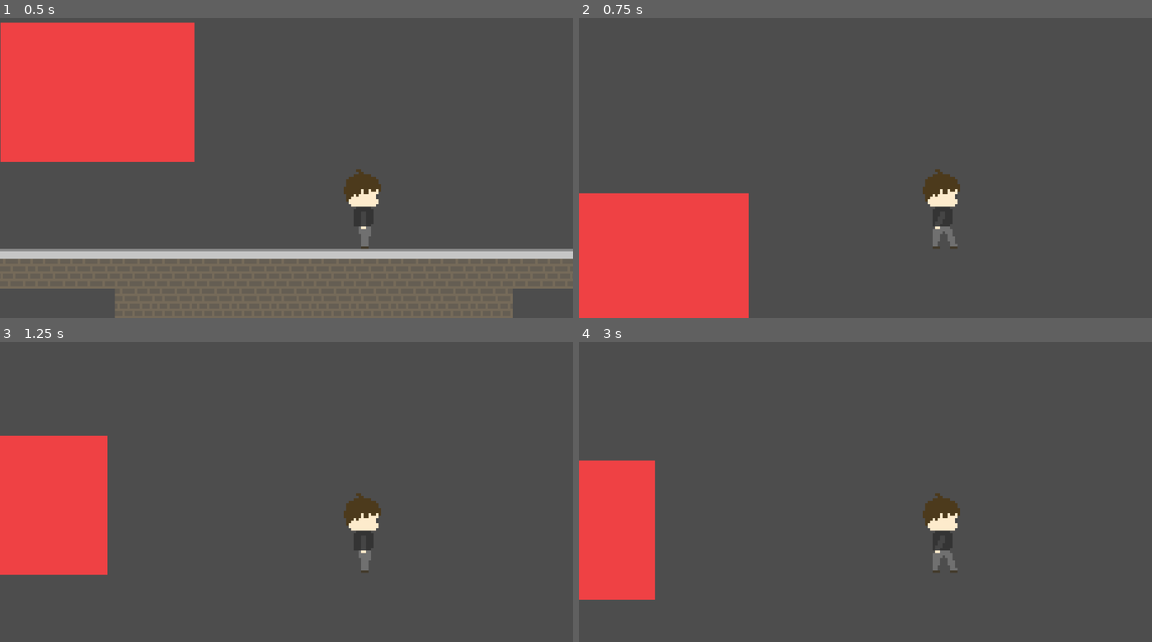
Above: before the commit, frames 1-4 (two rows, left to right).
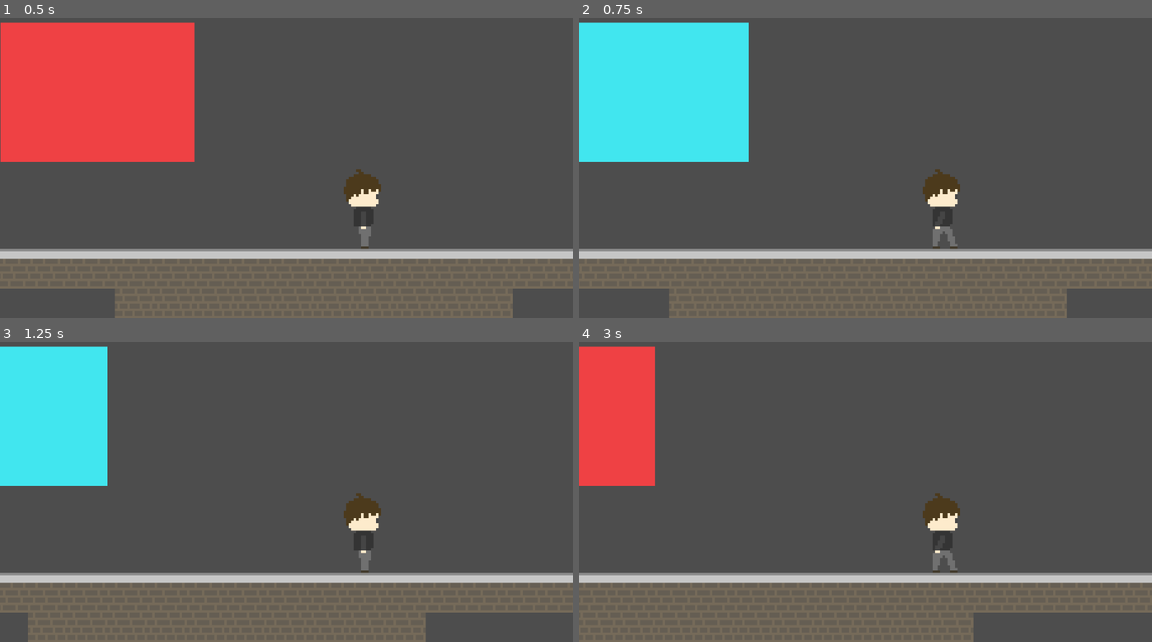
Above: after the commit, the same moments.

Repository: Jakeboiegg/railway
Game: Godot game, scene res://game.tscn
The game is run twice, just before and just after one commit, with the same random seed, the same clock (stepped at 60 frames per second) and the same inputs.
Inputs (mouse positions are in pixels of both pictures, inside the frame that each line leads up to):
- Up to frame 1 (0.5 s): no input
- Up to frame 2 (0.75 s): tap Enter (ui_accept) at 0.5, 0.6 s; move the mouse to (676, 93) at 0.52 s; hold Right (ui_right) from 0.53 s (still down)
- Up to frame 3 (1.25 s): keep holding Right (ui_right); tap Enter (ui_accept) at 0.77, 1.07 s
- Up to frame 4 (3 s): move the mouse to (750, 498) at 1.27 s; tap Enter (ui_accept) at 1.35, 1.52, 1.82, 2.1, 2.85 s; move the mouse to (922, 411) at 2.02 s; release Right (ui_right) at 2.03 s; hold Left (ui_left) 2.03-2.78 s; move the mouse to (836, 546) at 2.77 s; hold Right (ui_right) from 2.78 s (still down)

Frame 1 is identical in both runs. In frame 2, 35% of the frame differs, in the area x 0-100%, y 1-100%; in frame 3, 27%; in frame 4, 22%.

Commit message:
cleaned up boy's movement code

Diff:
--- a/project.godot
+++ b/project.godot
@@ -19,6 +19,21 @@
 
 window/stretch/mode="viewport"
 
+[input]
+
+move_left={
+"deadzone": 0.5,
+"events": [Object(InputEventKey,"resource_local_to_scene":false,"resource_name":"","device":0,"window_id":0,"alt_pressed":false,"shift_pressed":false,"ctrl_pressed":false,"meta_pressed":false,"pressed":false,"keycode":0,"physical_keycode":4194319,"key_label":0,"unicode":0,"location":0,"echo":false,"script":null)
+, Object(InputEventKey,"resource_local_to_scene":false,"resource_name":"","device":-1,"window_id":0,"alt_pressed":false,"shift_pressed":false,"ctrl_pressed":false,"meta_pressed":false,"pressed":false,"keycode":0,"physical_keycode":65,"key_label":0,"unicode":97,"location":0,"echo":false,"script":null)
+]
+}
+move_right={
+"deadzone": 0.5,
+"events": [Object(InputEventKey,"resource_local_to_scene":false,"resource_name":"","device":-1,"window_id":0,"alt_pressed":false,"shift_pressed":false,"ctrl_pressed":false,"meta_pressed":false,"pressed":false,"keycode":0,"physical_keycode":4194321,"key_label":0,"unicode":0,"location":0,"echo":false,"script":null)
+, Object(InputEventKey,"resource_local_to_scene":false,"resource_name":"","device":-1,"window_id":0,"alt_pressed":false,"shift_pressed":false,"ctrl_pressed":false,"meta_pressed":false,"pressed":false,"keycode":0,"physical_keycode":68,"key_label":0,"unicode":101,"location":0,"echo":false,"script":null)
+]
+}
+
 [rendering]
 
 textures/canvas_textures/default_texture_filter=0
--- a/scenes/boy.gd
+++ b/scenes/boy.gd
@@ -11,13 +11,9 @@
 	if not is_on_floor():
 		velocity += get_gravity() * delta
 
-	# Handle jump.
-	if Input.is_action_just_pressed("ui_accept") and is_on_floor():
-		velocity.y = JUMP_VELOCITY
-
 	# Get the input direction and handle the movement/deceleration.
 	# As good practice, you should replace UI actions with custom gameplay actions.
-	var direction := Input.get_axis("ui_left", "ui_right")
+	var direction := Input.get_axis("move_left", "move_right")
 	if direction:
 		velocity.x = direction * SPEED
 	else:
